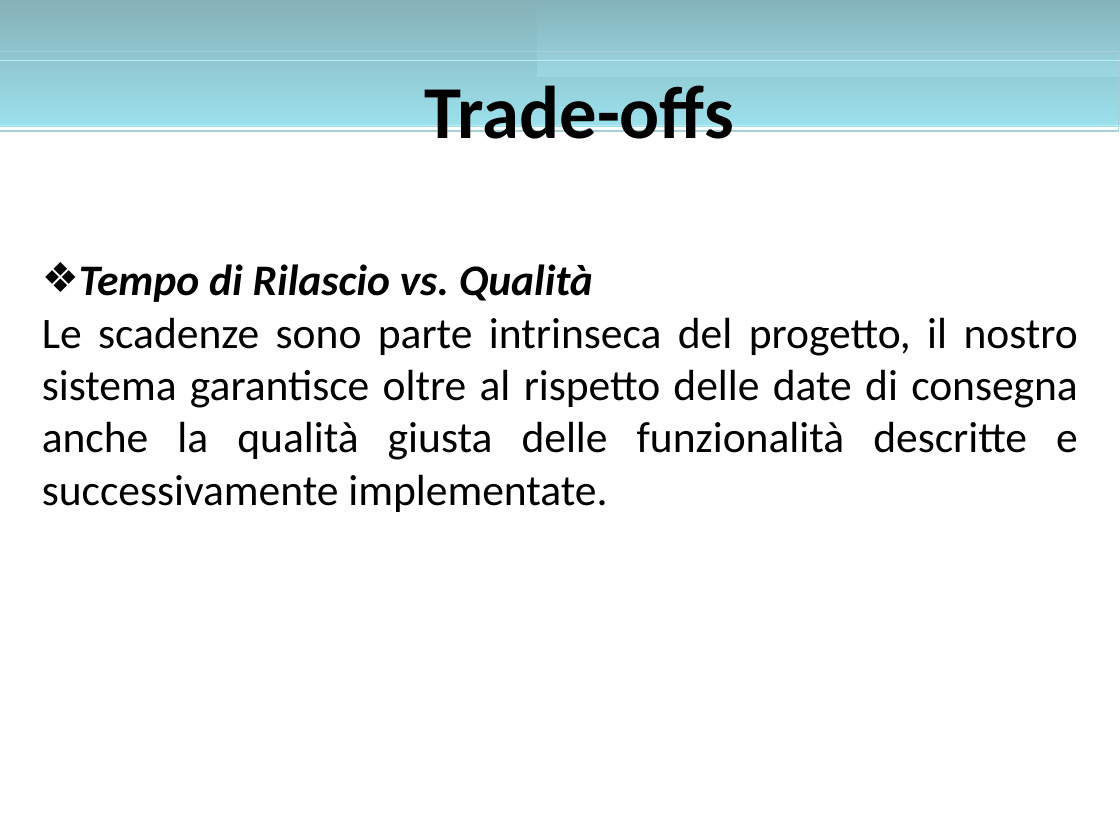
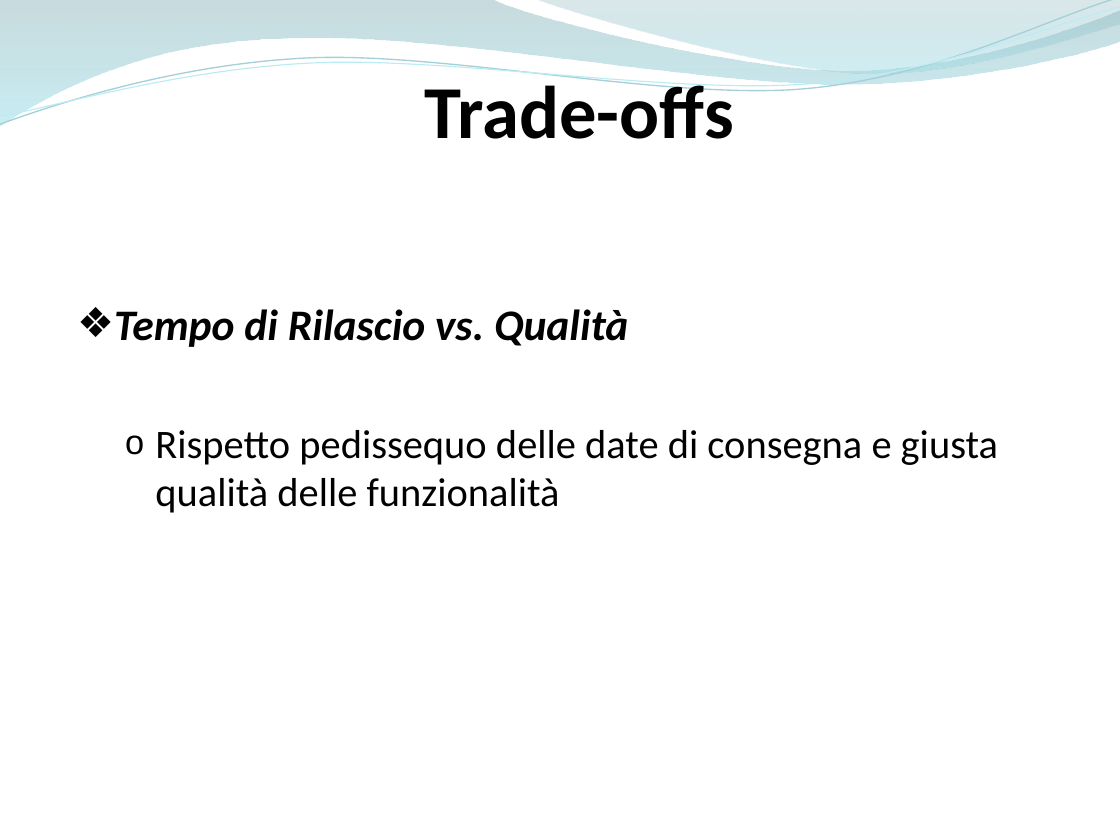
Before and after one commit to ammirate/at-silo, a slide deck: slide 14 of Presentazione/Atsilo1/Micco/Atsilo_A_Micco.pptx. Drawn at 1120x840 pixels with LibreOffice and Linux fonts; fonts in the diff are those of the drawing. Boxes give left, top, right and bottom in pixels: in the first picture for what was removed or moved away, otherwise in the second. Text is boxed around its words. In the diff, an @@ line names an element or a change of style, - is before the commit and + after.

```diff
--- a/Presentazione/Atsilo1/Micco/Atsilo_A_Micco.pptx
+++ b/Presentazione/Atsilo1/Micco/Atsilo_A_Micco.pptx
@@ rectangle removed at bbox=[0, 0, 1120, 127] @@
@@ freeform shape added at bbox=[0, 0, 1120, 127], fill gradient #86B2B9 to #9BE0EC @@
@@ freeform shape added at bbox=[0, 0, 1120, 131], outline #A5D0D7 0.85 pt @@
@@ freeform shape added at bbox=[0, 7, 1120, 125], outline #BBECF4 0.75 pt @@
@@ rectangle removed at bbox=[536, 0, 1120, 77] @@
@@ freeform shape added at bbox=[536, 0, 1120, 77], fill gradient #84B3BB to #9BD7E1 @@
@@ rectangle removed at bbox=[0, 52, 1119, 131] @@
@@ text "Trade-offs" rewrapped from bbox=[425, 85, 734, 155] to bbox=[425, 76, 734, 139] @@
@@ rectangle removed at bbox=[0, 60, 1120, 125] @@
@@ text "Tempo di Rilascio vs. Qualità": place and size @@
-text "Tempo di Rilascio vs. Qualità" at bbox=[42, 264, 1078, 512]
+text "Tempo di Rilascio vs. Qualità" at bbox=[114, 309, 998, 513]
@@ text at bbox=[114, 309, 628, 347]: alignment justified to left; indent changed; more space between paragraphs @@
@@ text at bbox=[155, 430, 998, 513]: text changed; size 28 to 26 pt @@
-Le scadenze sono parte intrinseca del progetto, il nostro sistema garantisce oltre al rispetto delle date di consegna anche la qualità giusta delle funzionalità descritte e successivamente implementate.
+  o Rispetto pedissequo delle date di consegna e giusta qualità delle funzionalità
```
Also in this commit, not shown: 16 other slides changed, 7 slides added, 6 slides removed.
